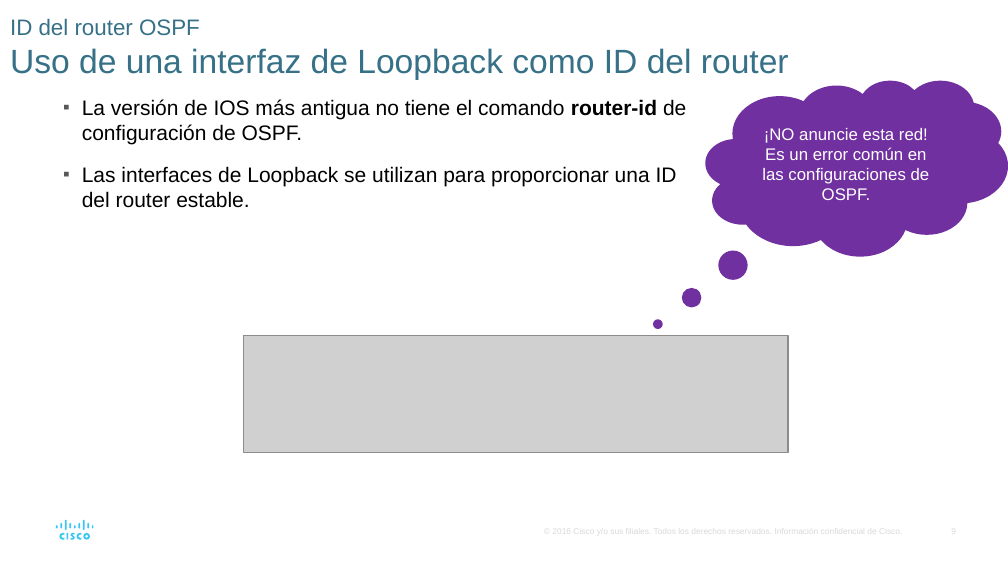
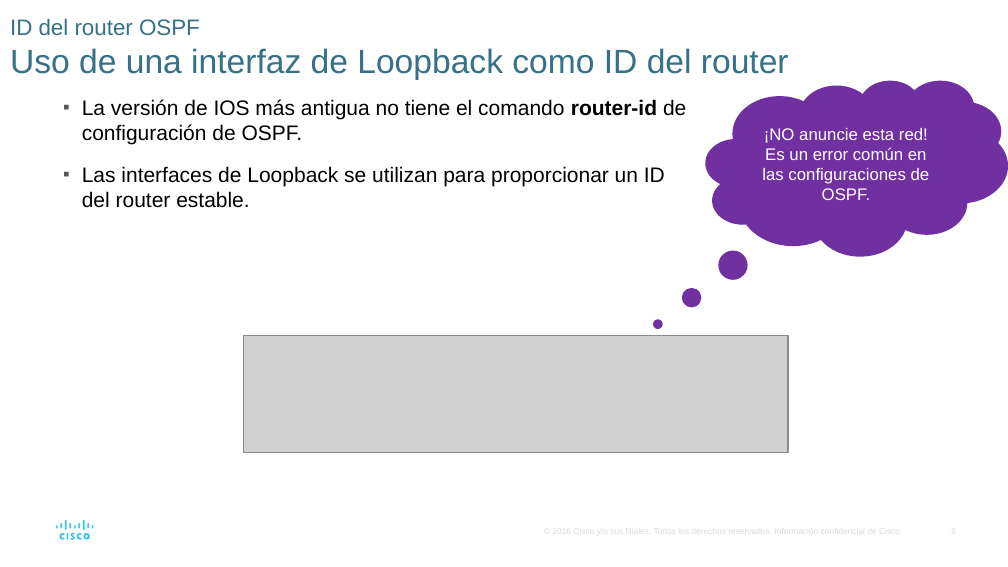
Before and after one commit to lizetheP/Seguridad, a slide deck: slide 9 of CalendarioAgo2024/Presentaciones/7_5_Ruteo_dinamico_OSPF.pptx. Drawn at 1008x567 pixels with LibreOffice and Linux fonts; fonts in the diff are those of the drawing; grey boxes stand for pictures. Boxes give left, top, right and bottom in pixels: in the first picture for what was removed or moved away, otherwise in the second. Text is boxed around its words. In the diff, an @@ line names an element or a change of style, - is before the commit and + after.

```diff
--- a/CalendarioAgo2024/Presentaciones/7_5_Ruteo_dinamico_OSPF.pptx
+++ b/CalendarioAgo2024/Presentaciones/7_5_Ruteo_dinamico_OSPF.pptx
@@ text at box(82, 166, 665, 208): text changed @@
-▪ Las interfaces de Loopback se utilizan para proporcionar una ID del router estable.
+▪ Las interfaces de Loopback se utilizan para proporcionar un ID del router estable.
```
Also in this commit, not shown: 1 other slide changed, 3 other files.
